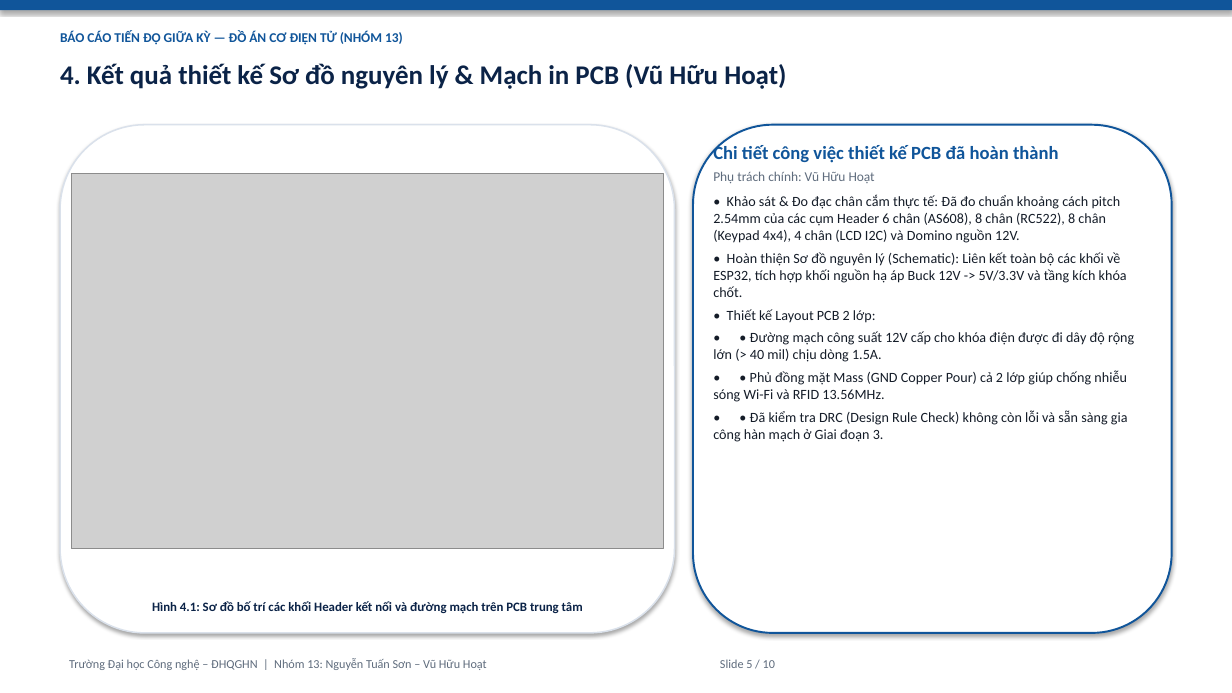
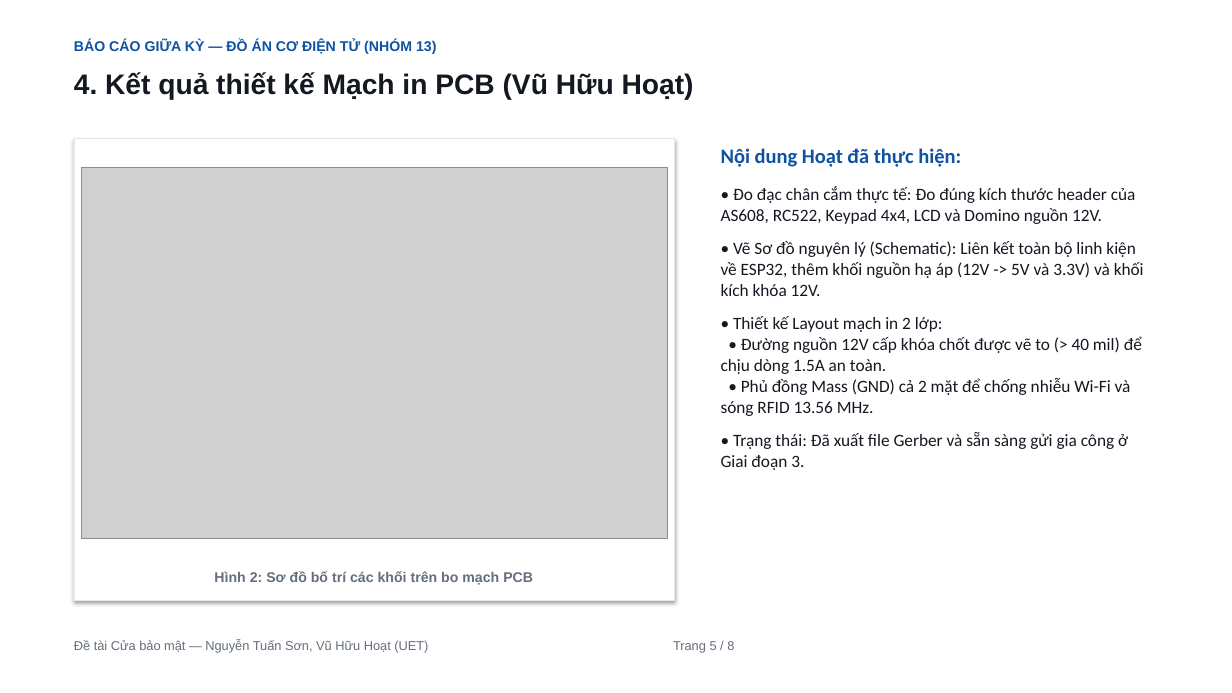
Before and after one commit to HoatVu25/BTL_Do_an_co_dien_tu, a slide deck: slide 5 of slide_baocao/BaoCao_GiuaKy_Nhom13.pptx. Drawn at 1232x693 pixels with LibreOffice and Linux fonts; fonts in the diff are those of the drawing; grey boxes stand for pictures. Boxes give left, top, right and bottom in pixels: in the first picture for what was removed or moved away, otherwise in the second. Text is boxed around its words. In the diff, an @@ line names an element or a change of style, - is before the commit and + after.

Commit message:
feat(slide): toi gian hoa slide giua ky, phong chu to ro, nhung day du anh thuc te va layout PCB

```diff
--- a/slide_baocao/BaoCao_GiuaKy_Nhom13.pptx
+++ b/slide_baocao/BaoCao_GiuaKy_Nhom13.pptx
@@ rectangle removed at [0, 0, 1232, 10] @@
@@ text at [74, 39, 436, 54]: text changed; size 10.5 to 11 pt; font Calibri to Arial; text colour #10559A to #0E52A0 @@
-BÁO CÁO TIẾN ĐỘ GIỮA KỲ — ĐỒ ÁN CƠ ĐIỆN TỬ (NHÓM 13)
+BÁO CÁO GIỮA KỲ — ĐỒ ÁN CƠ ĐIỆN TỬ (NHÓM 13)
@@ text at [74, 72, 694, 100]: text changed; size 21 to 22 pt; font Calibri to Arial; text colour #0B2347 to #141821 @@
-4. Kết quả thiết kế Sơ đồ nguyên lý & Mạch in PCB (Vũ Hữu Hoạt)
+4. Kết quả thiết kế Mạch in PCB (Vũ Hữu Hoạt)
@@ rounded rectangle removed at [60, 125, 675, 633] @@
@@ rectangle added at [74, 139, 675, 601], fill #FFFFFF, outline #E2E8F0 1 pt @@
@@ rounded rectangle removed at [693, 125, 1172, 633] @@
@@ text at [721, 148, 1144, 470]: text changed; size 11 to 13.5 pt; text colour #141C28 to #141821 @@
-Chi tiết công việc thiết kế PCB đã hoàn thành
-Phụ trách chính: Vũ Hữu Hoạt
-• Khảo sát & Đo đạc chân cắm thực tế: Đã đo chuẩn khoảng cách pitch 2.54mm của các cụm Header 6 chân (AS608), 8 chân (RC522), 8 chân (Keypad 4x4), 4 chân (LCD I2C) và Domino nguồn 12V.
-• Hoàn thiện Sơ đồ nguyên lý (Schematic): Liên kết toàn bộ các khối về ESP32, tích hợp khối nguồn hạ áp Buck 12V -> 5V/3.3V và tầng kích khóa chốt.
-• Thiết kế Layout PCB 2 lớp:
-• • Đường mạch công suất 12V cấp cho khóa điện được đi dây độ rộng lớn (> 40 mil) chịu dòng 1.5A.
-• • Phủ đồng mặt Mass (GND Copper Pour) cả 2 lớp giúp chống nhiễu sóng Wi-Fi và RFID 13.56MHz.
-• • Đã kiểm tra DRC (Design Rule Check) không còn lỗi và sẵn sàng gia công hàn mạch ở Giai đoạn 3.
+Nội dung Hoạt đã thực hiện:
+• Đo đạc chân cắm thực tế: Đo đúng kích thước header của AS608, RC522, Keypad 4x4, LCD và Domino nguồn 12V.
+• Vẽ Sơ đồ nguyên lý (Schematic): Liên kết toàn bộ linh kiện về ESP32, thêm khối nguồn hạ áp (12V -> 5V và 3.3V) và khối kích khóa 12V.
+• Thiết kế Layout mạch in 2 lớp:
+• Đường nguồn 12V cấp khóa chốt được vẽ to (> 40 mil) để chịu dòng 1.5A an toàn.
+• Phủ đồng Mass (GND) cả 2 mặt để chống nhiễu Wi-Fi và sóng RFID 13.56 MHz.
+• Trạng thái: Đã xuất file Gerber và sẵn sàng gửi gia công ở Giai đoạn 3.
@@ picture: place and size @@
-picture at [71, 174, 664, 549]
+picture at [81, 168, 667, 540]
@@ text at [214, 571, 533, 585]: text changed; size 10 to 11 pt; font Calibri to Arial; text colour #0B2347 to #646E7D @@
-Hình 4.1: Sơ đồ bố trí các khối Header kết nối và đường mạch trên PCB trung tâm
+Hình 2: Sơ đồ bố trí các khối trên bo mạch PCB
@@ text at [74, 640, 734, 653]: text changed; size 9.5 to 10 pt; font Calibri to Arial; text colour #5F6C7D to #646E7D @@
-Trường Đại học Công nghệ – ĐHQGHN | Nhóm 13: Nguyễn Tuấn Sơn – Vũ Hữu Hoạt Slide 5 / 10
+Đề tài Cửa bảo mật — Nguyễn Tuấn Sơn, Vũ Hữu Hoạt (UET) Trang 5 / 8
```
Also in this commit, not shown: 3 other slides changed, 4 slides added, 6 slides removed, 2 other files.
